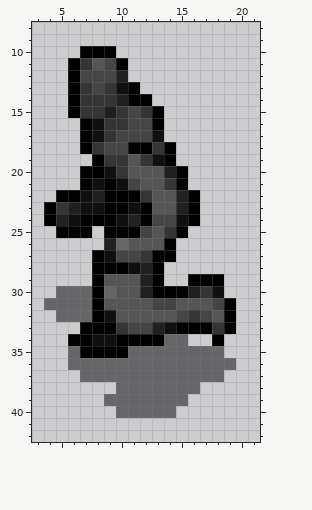
Pixel-art sprite, stored at The Split Lock Paradox/char_07.png. Above: the version before the commit.
The file is 24x48 pixels. Shown: x 3..21, y 8..42.
After:
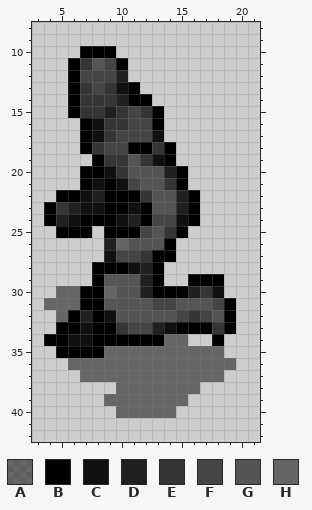
Palette (. is transparent): A #00000080  B #000000  C #101010  D #202020  E #353535  F #454545  G #555555  H #656565
Edits made:
@@ x 3..12 @@
 26 ......DHGG
-27 .....BCFFE
+27 ......CFFE
 28 .....BBBCD
 29 .....BGGGD
-30 ..AAABHGGD
-31 .AAAABGGGG
-32 ..AAABCGGG
-33 ....BBBEFF
-34 ...BBCCBBB
-35 ...ABBBBAA
+30 ..AABBHGGD
+31 .AAABBGGGG
+32 ..ABDBCGGG
+33 ..BBCBBEFF
+34 .BBCCBBBBB
+35 ..BBBBAAAA
 36 ...AAAAAAA
Boxes around the changes in both pictures, in picture pixels (x1, y1, x2, y2):
changed: (44, 250, 128, 358)
